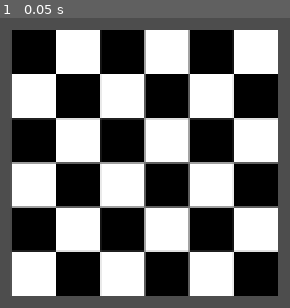
Above: before the commit, frame 1.
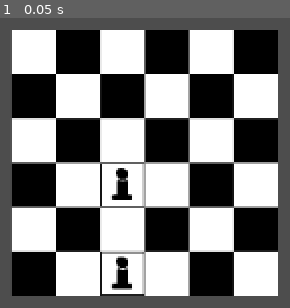
Above: after the commit, the same moment.

Repository: woiic/chessRogue
Game: Godot game, scene res://Scenes/board.tscn
Same seed, same stepped clock (60 frames per second), same inputs: the game is played once before the commit and once after it. The engine's default icon, where the game draws it, is replaced by a stand-in: a white triangle on a blue panel in a dark square.
Inputs:
- Up to frame 1 (0.05 s): no input

The runs differ from the first frame. In frame 1, 81% of the frame differs, in the area x 4-96%, y 4-96%.

Commit message:
added first pieces plus moves

Diff:
--- /dev/null
+++ b/Scenes/Pieces/Pawn.tscn
@@ -0,0 +1,9 @@
+[gd_scene load_steps=3 format=3 uid="uid://c4pwaw4godgid"]
+
+[ext_resource type="PackedScene" uid="uid://c0n5k3688cno1" path="res://Scenes/piece.tscn" id="1_b8h17"]
+[ext_resource type="Texture2D" uid="uid://8kw45w8kkr2e" path="res://Sprites/Pawn.png" id="2_lfdvw"]
+
+[node name="Piece" instance=ExtResource("1_b8h17")]
+
+[node name="PieceSprite" parent="." index="1"]
+texture = ExtResource("2_lfdvw")
--- a/Scenes/Tiles/black_tile.tscn
+++ b/Scenes/Tiles/black_tile.tscn
@@ -1,11 +1,9 @@
 [gd_scene load_steps=3 format=3 uid="uid://l21r7xgm6pmr"]
 
-[ext_resource type="Script" uid="uid://c86rqdaproums" path="res://Scripts/tile.gd" id="1_ry580"]
+[ext_resource type="PackedScene" uid="uid://bcf8rvvdkf3y5" path="res://Scenes/tile.tscn" id="1_ry580"]
 [ext_resource type="Texture2D" uid="uid://dkyyv6ry1ikv8" path="res://Sprites/BlackTile.png" id="2_xkk11"]
 
-[node name="BlackTile" type="Node2D"]
-script = ExtResource("1_ry580")
+[node name="Tile" instance=ExtResource("1_ry580")]
+
+[node name="TileSprite" parent="." index="0"]
 texture = ExtResource("2_xkk11")
-metadata/_custom_type_script = "uid://c86rqdaproums"
-
-[node name="TileSprite" type="Sprite2D" parent="."]
--- a/Scenes/Tiles/white_tile.tscn
+++ b/Scenes/Tiles/white_tile.tscn
@@ -1,11 +1,9 @@
 [gd_scene load_steps=3 format=3 uid="uid://bcsxtwisk62bs"]
 
-[ext_resource type="Script" uid="uid://c86rqdaproums" path="res://Scripts/tile.gd" id="1_l1n6p"]
+[ext_resource type="PackedScene" uid="uid://bcf8rvvdkf3y5" path="res://Scenes/tile.tscn" id="1_l1n6p"]
 [ext_resource type="Texture2D" uid="uid://lxxmeablp2t6" path="res://Sprites/WhiteTile.png" id="2_erkyv"]
 
-[node name="WhiteTile" type="Node2D"]
-script = ExtResource("1_l1n6p")
+[node name="Tile" instance=ExtResource("1_l1n6p")]
+
+[node name="TileSprite" parent="." index="0"]
 texture = ExtResource("2_erkyv")
-metadata/_custom_type_script = "uid://c86rqdaproums"
-
-[node name="TileSprite" type="Sprite2D" parent="."]
--- a/Scenes/board.tscn
+++ b/Scenes/board.tscn
@@ -7,7 +7,7 @@
 [node name="Board" type="Node2D"]
 script = ExtResource("1_tnbny")
 size = Vector2i(6, 6)
-tile1 = ExtResource("2_uh3b8")
-tile2 = ExtResource("3_shhme")
+tile1 = ExtResource("3_shhme")
+tile2 = ExtResource("2_uh3b8")
 
 [node name="Camera2D" type="Camera2D" parent="."]
--- /dev/null
+++ b/Scenes/piece.tscn
@@ -0,0 +1,19 @@
+[gd_scene load_steps=3 format=3 uid="uid://c0n5k3688cno1"]
+
+[ext_resource type="Script" uid="uid://dek0l8l5b3de0" path="res://Scripts/piece.gd" id="1_jf0mb"]
+
+[sub_resource type="RectangleShape2D" id="RectangleShape2D_jf0mb"]
+size = Vector2(30, 30)
+
+[node name="Piece" type="Node2D"]
+script = ExtResource("1_jf0mb")
+
+[node name="Area2D" type="Area2D" parent="."]
+metadata/_edit_lock_ = true
+
+[node name="CollisionShape2D" type="CollisionShape2D" parent="Area2D"]
+shape = SubResource("RectangleShape2D_jf0mb")
+metadata/_edit_lock_ = true
+
+[node name="PieceSprite" type="Sprite2D" parent="."]
+metadata/_edit_lock_ = true
--- /dev/null
+++ b/Scripts/behaviour.gd
@@ -0,0 +1,69 @@
+extends Node
+#class_name PieceBehaviour
+
+enum MoveResult{STOP=0, MOVE=1, CAPTURE=2}
+
+enum PieceType{PAWN=0, ROOK, KNIGHT, BISHOP, QUEEN, KING}
+
+func getPosibleMoves(inPiece, boardRef):
+	var movesArr = []
+	match inPiece.pieceType:
+		PieceType.PAWN:
+			#if !inPiece.bHasMoved:
+			#	movesArr.append(inPiece.boardPos + Vector2i(0, 2*inPiece.type))
+			#movesArr.append(inPiece.boardPos + Vector2i(0, 1*inPiece.type))
+			#capturesArr.append(inPiece.boardPos + Vector2i(1, 1*inPiece.type))
+			#capturesArr.append(inPiece.boardPos + Vector2i(-1, 1*inPiece.type))
+			#boardRef.verifyMoves()
+			return
+		PieceType.ROOK:
+			for x in range(1, boardRef.size.x):
+				var move = inPiece.boardPos + Vector2i(1*x , 0)
+				match boardRef.verifyMove(inPiece, move):
+					MoveResult.STOP:
+						break
+					MoveResult.MOVE:
+						movesArr.append(move)
+					MoveResult.CAPTURE:
+						movesArr.append(move)
+						break
+			for x in range(1, boardRef.size.x):
+				var move = inPiece.boardPos + Vector2i(-1*x , 0)
+				match boardRef.verifyMove(inPiece, move):
+					MoveResult.STOP:
+						break
+					MoveResult.MOVE:
+						movesArr.append(move)
+					MoveResult.CAPTURE:
+						movesArr.append(move)
+						break
+			for y in range(1, boardRef.size.y):
+				var move = inPiece.boardPos + Vector2i(0, 1*y)
+				match boardRef.verifyMove(inPiece, move):
+					MoveResult.STOP:
+						break
+					MoveResult.MOVE:
+						movesArr.append(move)
+					MoveResult.CAPTURE:
+						movesArr.append(move)
+						break
+			for y in range(1, boardRef.size.x -1):
+				var move = inPiece.boardPos + Vector2i(0, -1*y)
+				match boardRef.verifyMove(inPiece, move):
+					MoveResult.STOP:
+						break
+					MoveResult.MOVE:
+						movesArr.append(move)
+					MoveResult.CAPTURE:
+						movesArr.append(move)
+						break
+	return movesArr
+
+# Called when the node enters the scene tree for the first time.
+func _ready() -> void:
+	pass # Replace with function body.
+
+
+# Called every frame. 'delta' is the elapsed time since the previous frame.
+func _process(delta: float) -> void:
+	pass
--- a/Scripts/board.gd
+++ b/Scripts/board.gd
@@ -7,14 +7,21 @@
 @export var size: Vector2i = Vector2i()
 @export var tile1: Variant
 @export var tile2: Variant
+const PAWN = preload("uid://c4pwaw4godgid")
 
 var boardTiles: Array[Array] = []
+var boardPieces: Array[Array] = []
 
 func _init() -> void:
 	return
 
 # Called when the node enters the scene tree for the first time.
 func _ready() -> void:
+	generateBoard()
+	generatePieces()
+	return
+
+func generateBoard():
 	for x in size.x:
 		var newArr = []
 		newArr.resize(size.y)
@@ -32,6 +39,43 @@
 	camera_2d.position = Vector2(size.x*16, size.y*16)
 	return
 
-# Called every frame. 'delta' is the elapsed time since the previous frame.
-func _process(delta: float) -> void:
-	pass
+func generatePieces():
+	for x in size.x:
+		var newArr = []
+		newArr.resize(size.y)
+		newArr.fill(null)
+		boardPieces.append(newArr)
+	var piece
+	piece = PAWN.instantiate()
+	piece.pieceType = Behaviour.PieceType.ROOK
+	piece.team = Piece.Teams.WHITE
+	piece.position = Vector2(2*32, 3*32)
+	piece.boardPos = Vector2i(2,3)
+	boardPieces[2][3] = piece
+	add_child(piece)
+
+	var piece2
+	piece2 = PAWN.instantiate()
+	piece2.pieceType = Behaviour.PieceType.ROOK
+	piece2.team = Piece.Teams.WHITE
+	piece2.position = Vector2(2*32, 5*32)
+	piece2.boardPos = Vector2i(2,5)
+	boardPieces[2][5] = piece2
+	add_child(piece2)
+	#boardTiles[2][5].setPieces(piece2) # add child to tile
+
+	var moves = Behaviour.getPosibleMoves(piece,self)
+	print(moves)
+	return
+
+func verifyMove(inPiece: Piece, move: Vector2i) -> Behaviour.MoveResult:
+	var pieceTeam = inPiece.team
+	# out of bounds
+	if size.x <= move.x or size.y <= move.y or move.x < 0 or move.y < 0:
+		return Behaviour.MoveResult.STOP
+	var otherPiece = boardPieces[move.x][move.y]
+	if !otherPiece: # null
+		return Behaviour.MoveResult.MOVE
+	if otherPiece.team != pieceTeam:
+		return Behaviour.MoveResult.CAPTURE
+	return Behaviour.MoveResult.STOP
--- /dev/null
+++ b/Scripts/piece.gd
@@ -0,0 +1,18 @@
+extends Node2D
+class_name Piece
+
+enum Teams{
+	BLACK=-1,
+	NONE=0,
+	WHITE=1
+	}
+
+var team: Teams = Teams.WHITE
+var moves: Array[Vector2i] = []
+var pieceType: Behaviour.PieceType = Behaviour.PieceType.PAWN
+var bHasMoved: bool = false
+var boardPos: Vector2i = Vector2i()
+
+# Called when the node enters the scene tree for the first time.
+func _ready() -> void:
+	pass # Replace with function body.
--- a/Scripts/tile.gd
+++ b/Scripts/tile.gd
@@ -2,12 +2,11 @@
 class_name Tile
 
 @onready var tile_sprite: Sprite2D = $TileSprite
-@export var texture: Texture2D = Texture2D.new()
 @export var size:int = 32
 
 # Called when the node enters the scene tree for the first time.
 func _ready() -> void:
-	tile_sprite.texture = texture
+
 	pass # Replace with function body.
 
 
--- a/project.godot
+++ b/project.godot
@@ -14,3 +14,7 @@
 run/main_scene="uid://dx87u2v57gfvc"
 config/features=PackedStringArray("4.5", "Forward Plus")
 config/icon="res://icon.svg"
+
+[autoload]
+
+Behaviour="*res://Scripts/behaviour.gd"
Not shown, added: Scripts/behaviour.gd.uid
Not shown, added: Scripts/piece.gd.uid
Binary file added: Sprites/Pawn.png
Not shown, added: Sprites/Pawn.png.import
